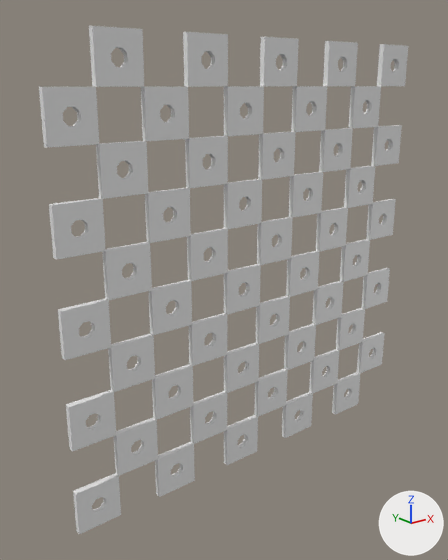
Two versions of the Blender file schemes/3D_models/base/base.blend, one commit apart.
One viewpoint serves both versions: a camera (50 mm lens) standing at (-74.0, -220.8, 127.7) and looking at (59.5, -54.0, 61.0). The axes (+X, +Y, +Z) are drawn at lower right. The lights are the same throughout. The same objects are shown in both versions, whatever each file hides.

The scene before the commit, as lines of its bpy script (objects in view):
```python
me_cube_007 = bpy.data.meshes.new('Cube.007')
me_cube_007.from_pydata(...)  # 96 vertices, 80 faces; spans x -7.5..7.5, y -7.5..7.5, z -1.0..1.0
ob_cube_001 = bpy.data.objects.new('Cube.001', me_cube_007)
ob_cube_001.location = (0.0, -63.6, 0.0)
ob_cube_001.rotation_euler = (1.571, 0.0, 0.0)  # degrees (90, 0, 0)
_m = ob_cube_001.modifiers.new('Array', 'ARRAY')
_m.relative_offset_displace = (1.0, 1.0, 0.0)
_m = ob_cube_001.modifiers.new('Array.001', 'ARRAY')
_m.count = 5
_m = ob_cube_001.modifiers.new('Array.002', 'ARRAY')
_m.count = 5
_m.relative_offset_displace = (0.0, 1.0, 0.0)
```
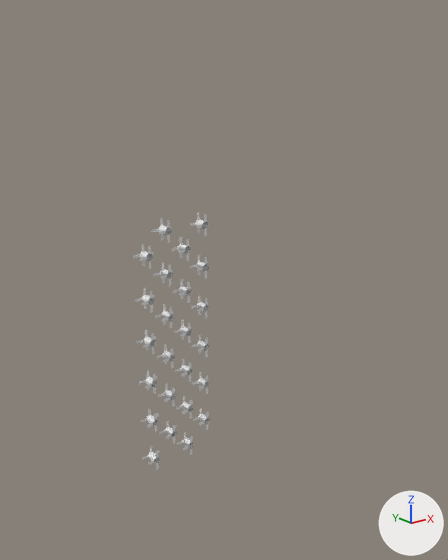
Changed parts and their boxes [x1, y1, x2, y2] in the pictures (448 x 560 px):
'Cube.001', reshaped, moved, rescaled, modifiers changed
    before: [39, 26, 408, 534]
    after: [133, 213, 210, 470]

The change in detail:
me_cube_007 is used by ob_cube_001; location (0.0, -63.6, 0.0); rotation (1.571, 0.0, 0.0), in degrees (90, 0, 0).
me_cube_007 had 96 vertices, 80 faces and spanned x -7.5..7.5, y -7.5..7.5, z -1.0..1.0.
me_cube_007 now has 70 vertices, 15 faces, 52 loose edges and spans x -7.5..22.5, y -7.5..7.5, z -1.0..1.0.
Part 1, on me_cube_007:
42 vertices are removed from x -7.5..7.5, y -7.5..7.5, z -1.0..1.0.
80 faces are deleted.
6 vertices are added at (22.5, 0.0, -1.0), (22.5, 0.0, 1.0), (22.5, -1.0, 1.0), (22.5, 0.0, 1.0), (22.5, 0.0, -1.0), (22.5, 1.0, 1.0).
10 new vertices lie (15.0, 0.0, 0.0) away from vertices in x 7.5, y -7.5..7.5, z -1.0..1.0.
52 loose edges are added.
15 new faces join them.
Object 'Cube.001' (ob_cube_001) moves from (0.0, -63.6, 0.0) to (43.0, -53.1, 0.0).
Object 'Cube.001' (ob_cube_001) is rescaled from (1.0, 1.0, 1.0) to (0.5, 0.5, 2.0).
Object 'Cube.001' (ob_cube_001) has a ARRAY modifier named 'Array'.
On modifier 'Array' of object 'Cube.001' (ob_cube_001), relative_offset_displace goes from (1.0, 1.0, 0.0) to (0.5, 1.0, 0.0).
Object 'Cube.001' (ob_cube_001) has a ARRAY modifier named 'Array.001'.
Modifier setting removed (it was count = 5).
Modifier setting: relative_offset_displace = (-0.666, 0.0, 0.0).
Object 'Cube.001' (ob_cube_001) has a ARRAY modifier named 'Array.002'.
On modifier 'Array.002' of object 'Cube.001' (ob_cube_001), count goes from 5 to 6.
